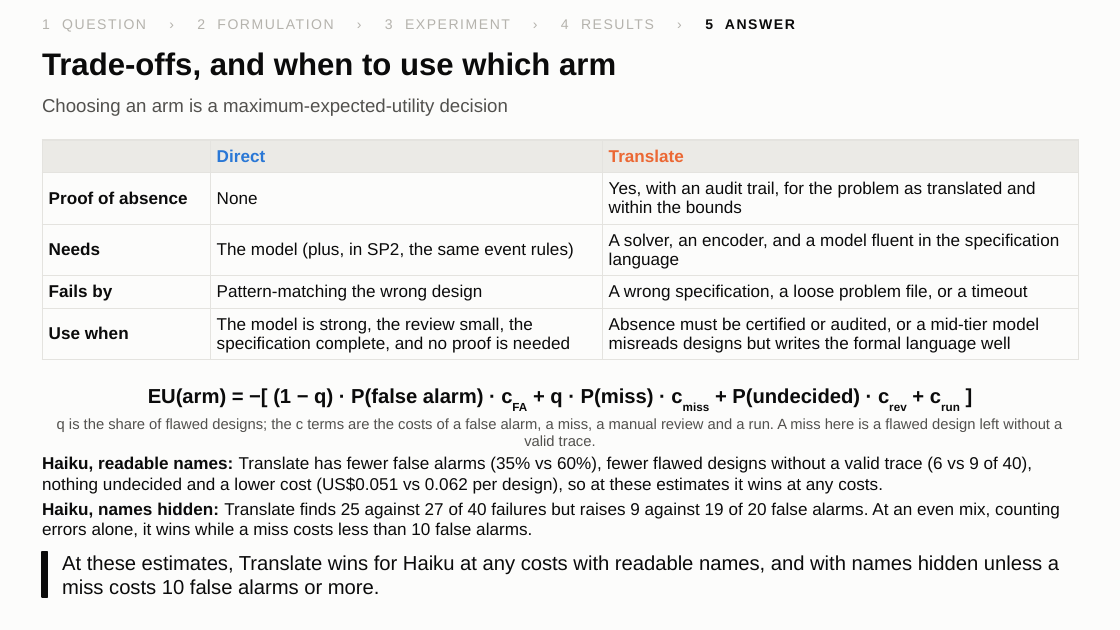
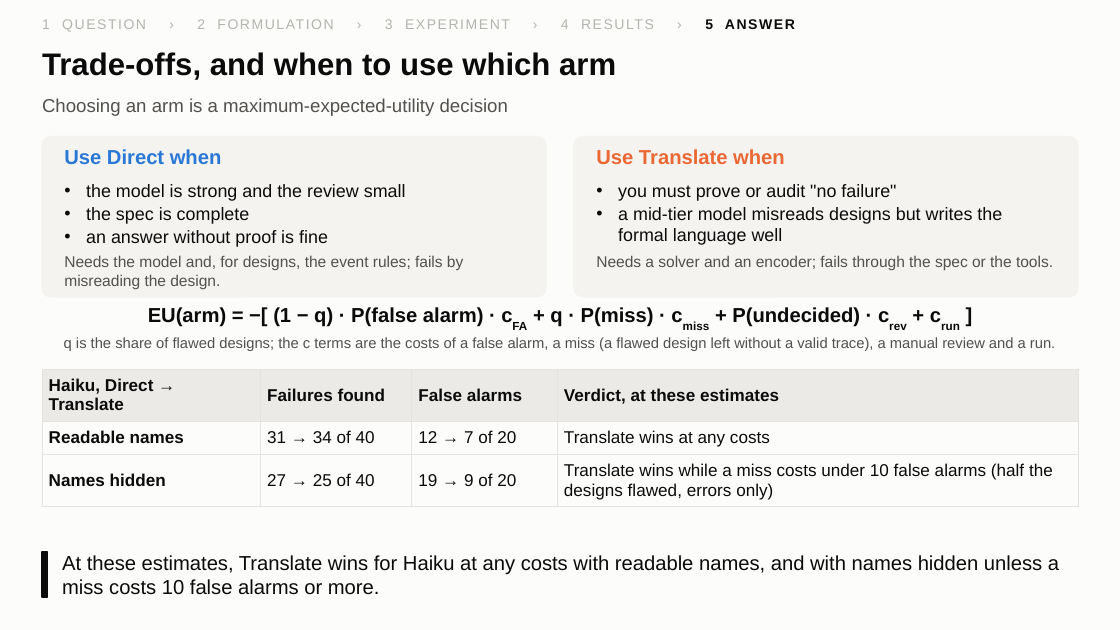
Before and after one commit to yxshrk/System-Failure-Detector, a slide deck: slide 17 of results/figures/slides/premortem_slides.pptx. Drawn at 1120x630 pixels with LibreOffice and Linux fonts; fonts in the diff are those of the drawing. Boxes give left, top, right and bottom in pixels: in the first picture for what was removed or moved away, otherwise in the second. Text is boxed around its words. In the diff, an @@ line names an element or a change of style, - is before the commit and + after.

```diff
--- a/results/figures/slides/premortem_slides.pptx
+++ b/results/figures/slides/premortem_slides.pptx
@@ table removed at [43, 140, 1079, 357], 5 rows, 3 columns @@
- | Direct | Translate
-Proof of absence | None | Yes, with an audit trail, for the problem as translated and within the bounds
-Needs | The model (plus, in SP2, the same event rules) | A solver, an encoder, and a model fluent in the specification language
-Fails by | Pattern-matching the wrong design | A wrong specification, a loose problem file, or a timeout
-Use when | The model is strong, the review small, the specification complete, and no proof is needed | Absence must be certified or audited, or a mid-tier model misreads designs but writes the formal language well
@@ rounded rectangle added at [43, 137, 547, 297], fill #F4F3F0, outline #F4F3F0 1 pt @@
@@ text added at [64, 149, 222, 164], 13 pt, text #2A78D6, bold @@
+Use Direct when
@@ rounded rectangle added at [573, 137, 1077, 297], fill #F4F3F0, outline #F4F3F0 1 pt @@
@@ text added at [596, 149, 785, 164], 13 pt, text #EB6834, bold @@
+Use Translate when
@@ text added at [86, 184, 406, 247], 11.5 pt, text #0B0B0B @@
+• the model is strong and the review small
+• the spec is complete
+• an answer without proof is fine
@@ text added at [618, 184, 1002, 245], 11.5 pt, text #0B0B0B @@
+• you must prove or audit "no failure"
+• a mid-tier model misreads designs but writes the formal language well
@@ text added at [64, 255, 463, 289], 10 pt, text #52514E @@
+Needs the model and, for designs, the event rules; fails by misreading the design.
@@ text added at [596, 255, 1053, 270], 10 pt, text #52514E @@
+Needs a solver and an encoder; fails through the spec or the tools.
@@ text "EU(arm) = −[ (1 − ...": place and size @@
-text "EU(arm) = −[ (1 − ..." at [148, 388, 860, 408]
+text "EU(arm) = −[ (1 − ..." at [148, 307, 860, 327]
@@ text at [64, 337, 1055, 351]: text changed @@
-q is the share of flawed designs; the c terms are the costs of a false alarm, a miss, a manual review and a run. A miss here is a flawed design left without a valid trace.
+q is the share of flawed designs; the c terms are the costs of a false alarm, a miss (a flawed design left without a valid trace), a manual review and a run.
@@ table added at [43, 370, 1079, 504], 3 rows, 4 columns @@
+Haiku, Direct → Translate | Failures found | False alarms | Verdict, at these estimates
+Readable names | 31 → 34 of 40 | 12 → 7 of 20 | Translate wins at any costs
+Names hidden | 27 → 25 of 40 | 19 → 9 of 20 | Translate wins while a miss costs under 10 false alarms (half the designs flawed, errors only)
@@ text removed at [42, 456, 1060, 537] @@
-• Haiku, readable names: Translate has fewer false alarms (35% vs 60%), fewer flawed designs without a valid trace (6 vs 9 of 40), nothing undecided and a lower cost (US$0.051 vs 0.062 per design), so at these estimates it wins at any costs.
-• Haiku, names hidden: Translate finds 25 against 27 of 40 failures but raises 9 against 19 of 20 false alarms. At an even mix, counting errors alone, it wins while a miss costs less than 10 false alarms.
```
Also in this commit, not shown: 5 other slides changed, 12 other files.
